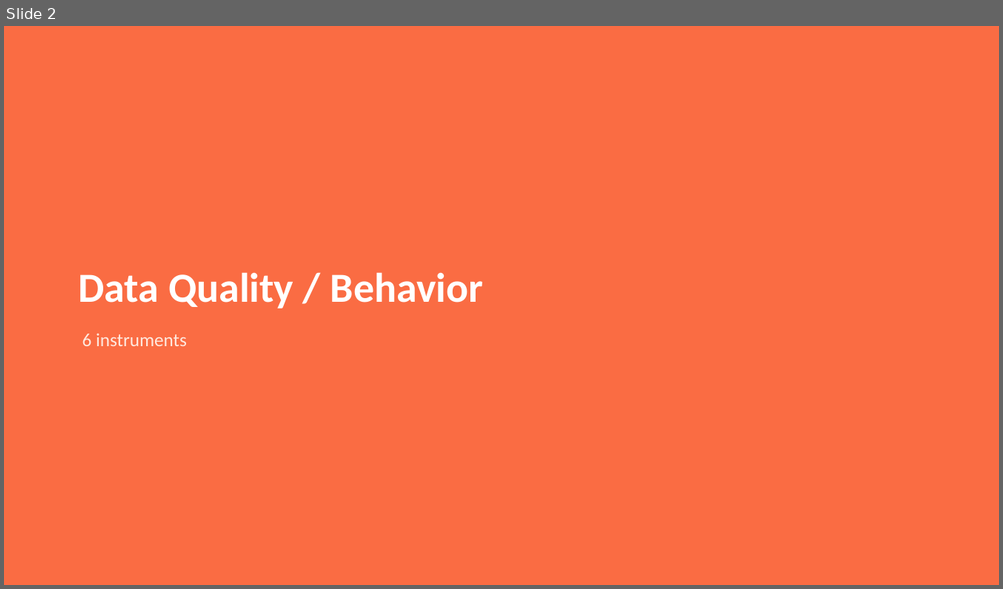
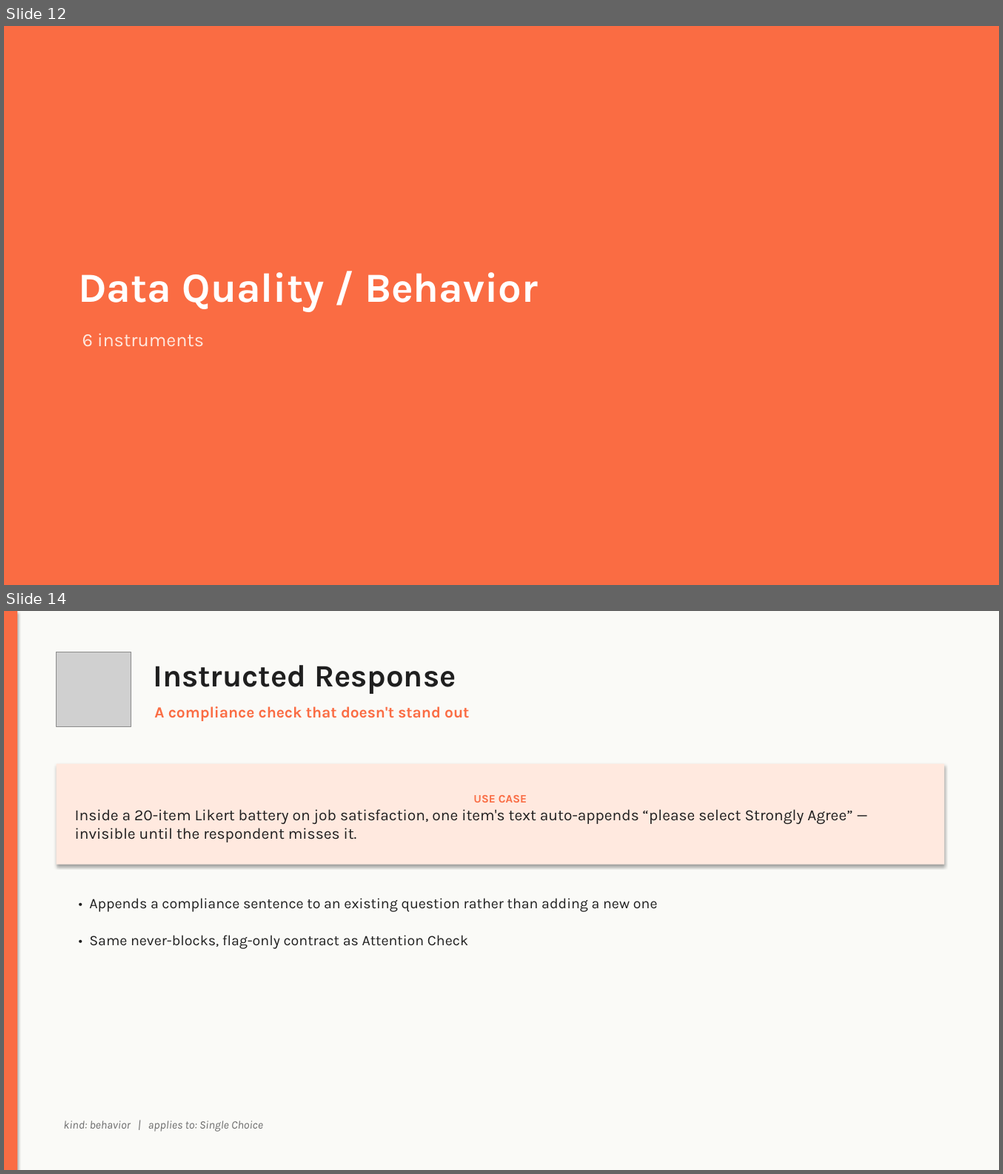
Before and after one commit to akilocorp/rag_platform, a slide deck: studio_instruments.pptx. Shown one above the other, each under a label of ours: slide 2 before the commit, slides 12 and 14 after it; the slides between them are not shown. The pictures are 1003x589 and 1003x1174 pixels, drawn with LibreOffice and Linux fonts; fonts in the diff are those of the drawing; grey boxes stand for pictures. Boxes give left, top, right and bottom in pixels: in the first picture for what was removed or moved away, otherwise in the second. Text is boxed around its words. In the diff, an @@ line names an element or a change of style, - is before the commit and + after.

```diff
--- a/studio_instruments.pptx
+++ b/studio_instruments.pptx
@@ slide 14 added at [4,611,999,1170], background #FFFFFF @@
@@ rectangle added at [4,611,999,1170], fill #FAFAF7 @@
@@ rectangle added at [4,611,17,1170], fill #FA6C43 @@
@@ picture added at [57,652,131,726] @@
@@ text added at [153,665,455,694], 30 pt, text #1F1F1F, bold @@
+Instructed Response
@@ text added at [154,706,469,721], 15 pt, text #FA6C43, bold @@
+A compliance check that doesn't stand out
@@ rectangle added at [57,764,944,865], fill #FFE9DF, 15 pt, text #1F1F1F @@
+USE CASE
+Inside a 20-item Likert battery on job satisfaction, one item's text auto-appends “please select Strongly Agree” — invisible until the respondent misses it.
@@ text added at [89,898,657,912], 14 pt, text #1F1F1F @@
+• Appends a compliance sentence to an existing question rather than adding a new one
@@ text added at [89,935,468,949], 14 pt, text #1F1F1F @@
+• Same never-blocks, flag-only contract as Attention Check
@@ text added at [63,1121,263,1132], 11 pt, text #6B6B6B, italic @@
+kind: behavior | applies to: Single Choice
@@ what was slide 2 is now slide 12 @@
@@ slide 12 changed as well @@
@@ text "Data Quality / Behavior" at [79,272,538,312]: font Calibri to Karla @@
@@ text "6 instruments" at [82,334,204,346]: font Calibri to Karla @@
```
Also in this commit, not shown: 15 other slides changed, 17 other slides added, 8 slides removed.
